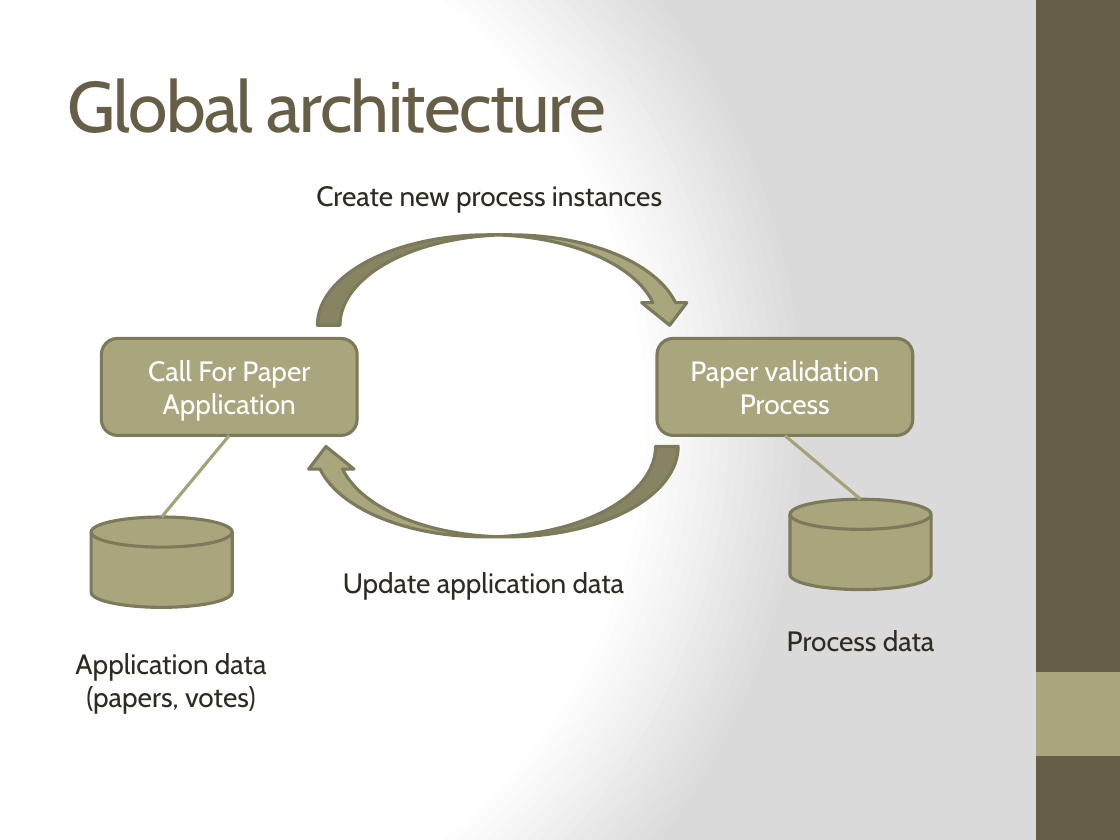
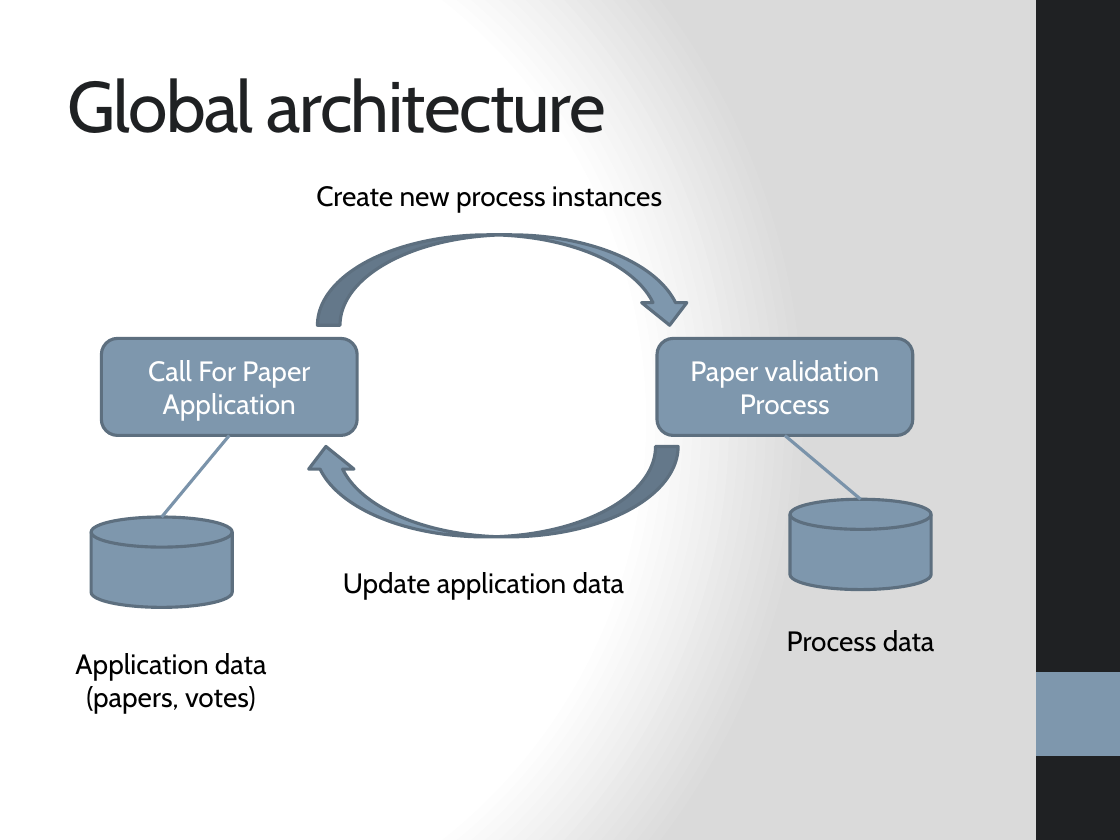
Before and after one commit to bouquetf/call-for-paper, a slide deck: slide 11 of slides/slides.pptx. Drawn at 1120x840 pixels with LibreOffice and Linux fonts; fonts in the diff are those of the drawing. Boxes give left, top, right and bottom in pixels: in the first picture for what was removed or moved away, otherwise in the second. Text is boxed around its words. In the diff, an @@ line names an element or a change of style, - is before the commit and + after.

Commit message:
changing style

```diff
--- a/slides/slides.pptx
+++ b/slides/slides.pptx
@@ rectangle at <box>1036,0,1120,840</box>: fill #675E47 to #1F2123 @@
@@ title "Global architecture" at <box>67,78,606,133</box>: text colour #675E47 to #1F2123 @@
@@ line (230, 436) - (161, 517): stroke #A6A278 2 pt to #7A94AA 2 pt @@
@@ fill #A9A57C to #7E97AD; outline #7D7A5C 2 pt to #5D7080 2 pt in 6 elements at <box>102,338,357,436</box>, <box>657,338,913,436</box>, <box>91,517,232,608</box>, <box>790,500,931,590</box>, <box>317,235,692,326</box>, <box>304,447,679,538</box> @@
@@ line (785, 436) - (860, 500): stroke #A6A278 2 pt to #7A94AA 2 pt @@
@@ text colour #2F2B20 to #000000 in 4 elements at <box>75,653,267,714</box>, <box>787,630,935,652</box>, <box>316,186,662,212</box>, <box>343,572,625,600</box> @@
@@ rectangle at <box>1036,672,1120,756</box>: fill #A9A57C to #7E97AD @@
```
Also in this commit, not shown: 22 other slides changed.
